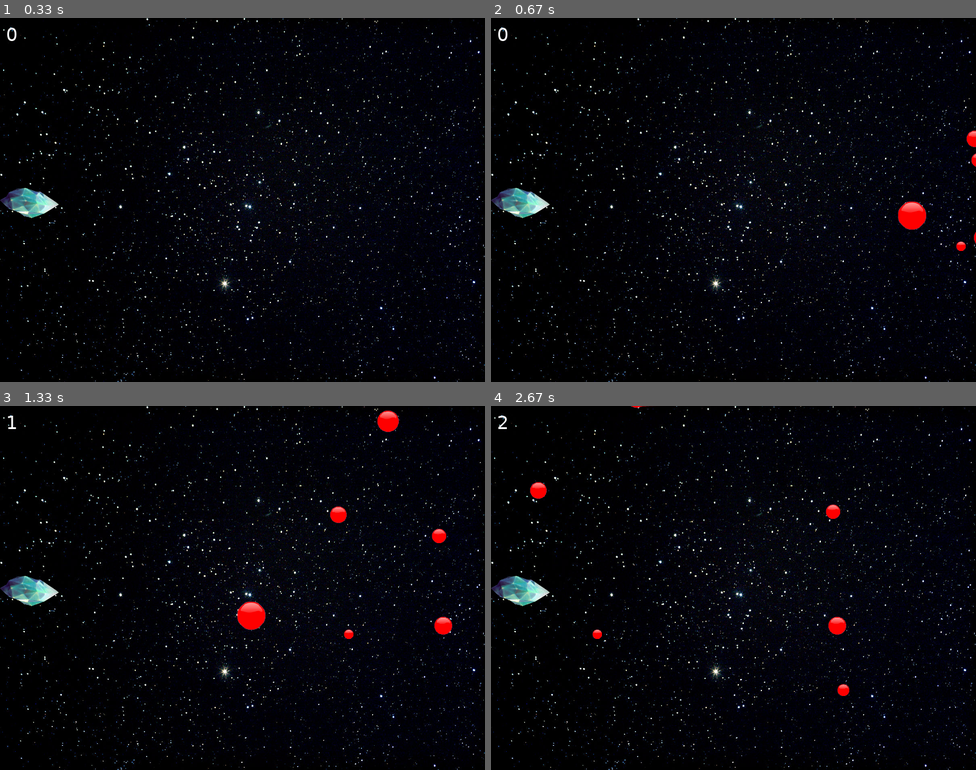
Above: before the commit, frames 1-4 (two rows, left to right).
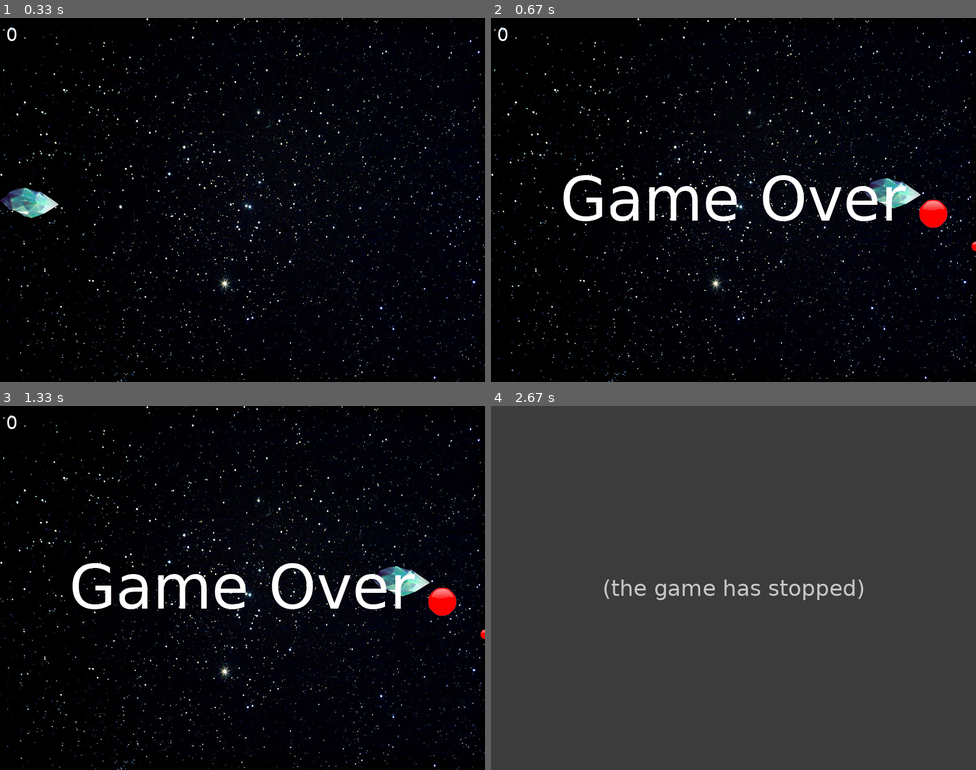
Above: after the commit, the same moments.

Repository: RafaelCastilhoCastro/PyGames_Projects
Game: pygame game, started from space_flying.py
The game is run twice, just before and just after one commit, with the same random seed, the same clock (stepped at 60 frames per second) and the same inputs.
Inputs (mouse positions are in pixels of both pictures, inside the frame that each line leads up to):
- Up to frame 1 (0.33 s): no input
- Up to frame 2 (0.67 s): click (888, 189) at 0.38 s
- Up to frame 3 (1.33 s): no input
- Up to frame 4 (2.67 s): no input

Frame 1 is identical in both runs. In frame 2, 4.4% of the frame differs, in the area x 0-100%, y 30-64%; in frame 3, 5.0%; in frame 4, 100%, in the area x 0-100%, y 0-100%.
After the commit the program exited at 2.57 s; later frames show no game.

Commit message:
Add mouse-based movement for player

Diff:
--- a/space_flying.py
+++ b/space_flying.py
@@ -82,22 +82,24 @@
         self.spin = 0
 
     def move(self):
-        pressed_keys = pygame.key.get_pressed()
-        if pressed_keys[K_UP] and self.rect.top >= 0:
-            self.rect.move_ip(0, -5)
-            if self.spin > -3:
-                self.spin -= 0.4
-        elif pressed_keys[K_DOWN] and self.rect.bottom <= 600:
-            self.rect.move_ip(0, 5)
-            if self.spin < 3:
-                self.spin += 0.4
-        elif pressed_keys[K_LEFT] and self.rect.left >= 0:
-            self.rect.move_ip(-5, 0)
-        elif pressed_keys[K_RIGHT] and self.rect.right <= 800:
-            self.rect.move_ip(5, 0)
-
-        player_pos = "images/player_pos{}.png".format(str(int(self.spin)))
-        self.image = pygame.image.load(player_pos)
+        pass
+
+        # pressed_keys = pygame.key.get_pressed()
+        # if pressed_keys[K_UP] and self.rect.top >= 0:
+        #     self.rect.move_ip(0, -5)
+        #     if self.spin > -3:
+        #         self.spin -= 0.3
+        # elif pressed_keys[K_DOWN] and self.rect.bottom <= 600:
+        #     self.rect.move_ip(0, 5)
+        #     if self.spin < 3:
+        #         self.spin += 0.3
+        # elif pressed_keys[K_LEFT] and self.rect.left >= 0:
+        #     self.rect.move_ip(-5, 0)
+        # elif pressed_keys[K_RIGHT] and self.rect.right <= 800:
+        #     self.rect.move_ip(5, 0)
+
+        # player_pos = "images/player_pos{}.png".format(str(int(self.spin)))
+        # self.image = pygame.image.load(player_pos)
 
 
 P1 = Player()
@@ -132,7 +134,7 @@
 all_sprites.add(E7)
 all_sprites.add(E8)
 
-
+# INCREASE GAME SPEED & SCORE
 inc_speed = pygame.USEREVENT + 1
 pygame.time.set_timer(inc_speed, 1000)
 
@@ -151,6 +153,10 @@
                 pygame.quit()
                 sys.exit()
 
+        if event.type == MOUSEMOTION:
+            pygame.mouse.set_visible(False)
+            pygame.event.set_grab(True)
+            P1.rect.center = (event.pos[0], event.pos[1])
 
     display_surf.blit(background_img, (0, 0))
     scores_text = font_small.render(str(score), True, white)
@@ -179,16 +185,12 @@
     FPS.tick(fps_max)
 
 """
-make score time-based
-
 Multiple lives or health bar
 
 Add audio
     ambient
     player moves
 
-Add movement animations to player
-
 scrolling Background generation
 
 player movements through mouse
